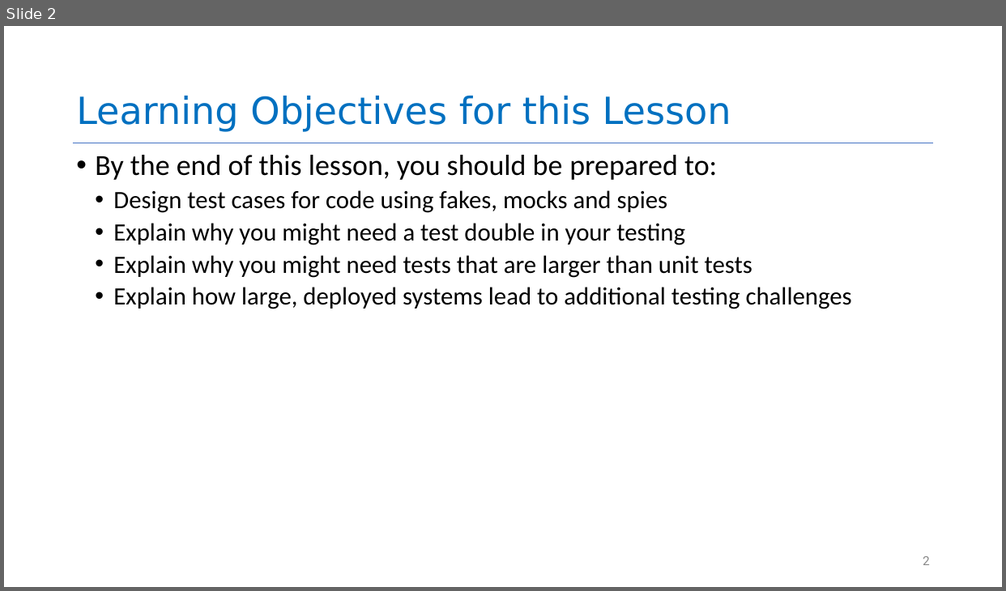
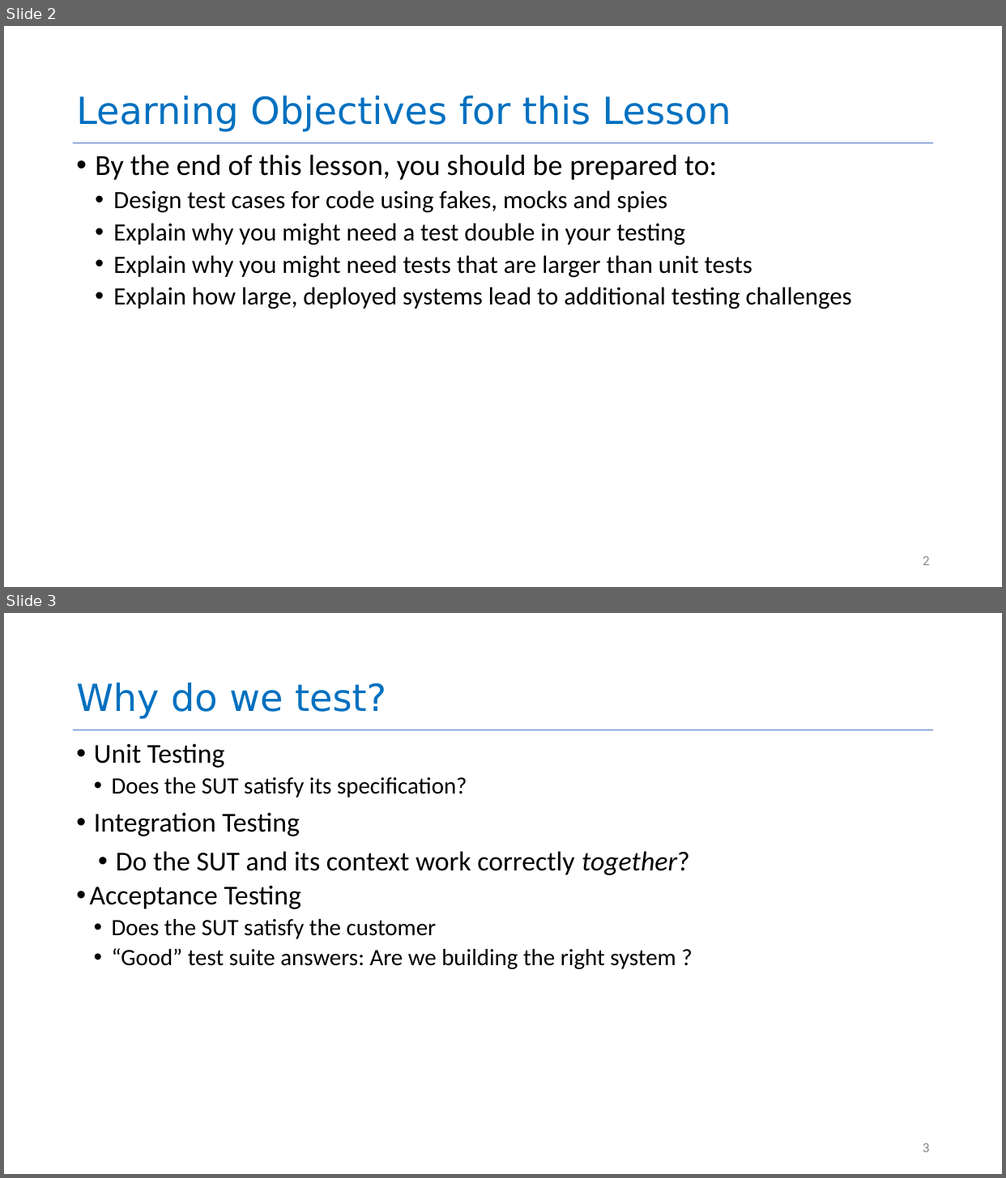
Before and after one commit to neu-se/CS4530-Spring-2026, a slide deck: Slides/Module 10 Testing Larger Things.pptx. Shown one above the other, each under a label of ours: slide 2 before the commit, slides 2 and 3 after it. The pictures are 1006x591 and 1006x1178 pixels, drawn with LibreOffice and Linux fonts; fonts in the diff are those of the drawing. Boxes give left, top, right and bottom in pixels: in the first picture for what was removed or moved away, otherwise in the second. Text is boxed around its words. In the diff, an @@ line names an element or a change of style, - is before the commit and + after.

```diff
--- a/Slides/Module 10 Testing Larger Things.pptx
+++ b/Slides/Module 10 Testing Larger Things.pptx
@@ slide 3 added at (4,613,1002,1174), background #FFFFFF; not listed: 1 template element that a slide beside it also shows @@
@@ title added at (76,683,386,719), 72 pt, text #0070C0 @@
+Why do we test?
@@ text added at (90,743,690,969), 45.1 pt, text #000000 @@
+• Unit Testing
+  • Does the SUT satisfy its specification?
+• Integration Testing
+  • Do the SUT and its context work correctly together?
+• Acceptance Testing
+  • Does the SUT satisfy the customer
+  • “Good” test suite answers: Are we building the right system ?
@@ page number added at (923,1144,930,1152), 24 pt, text #888888 @@
+3
```
Also in this commit, not shown: 24 slides changed, 18 other slides added, 2 other files.
